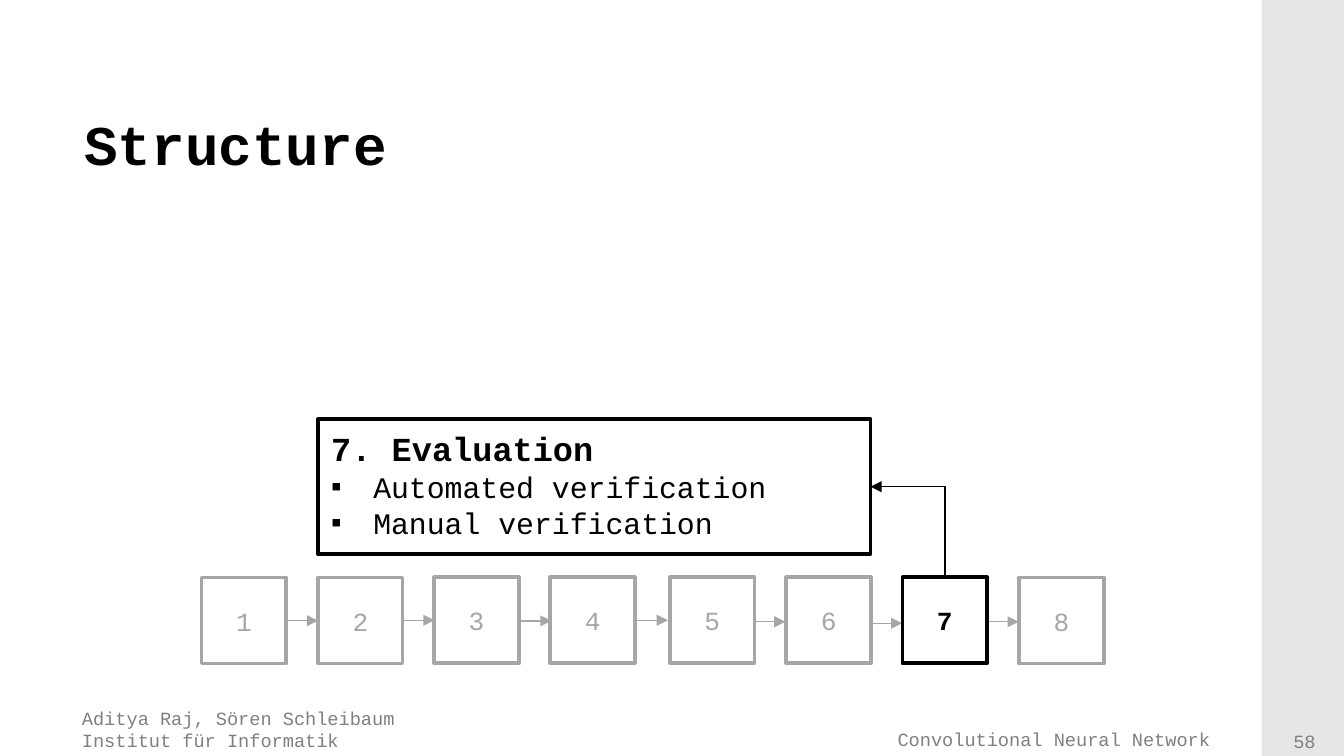
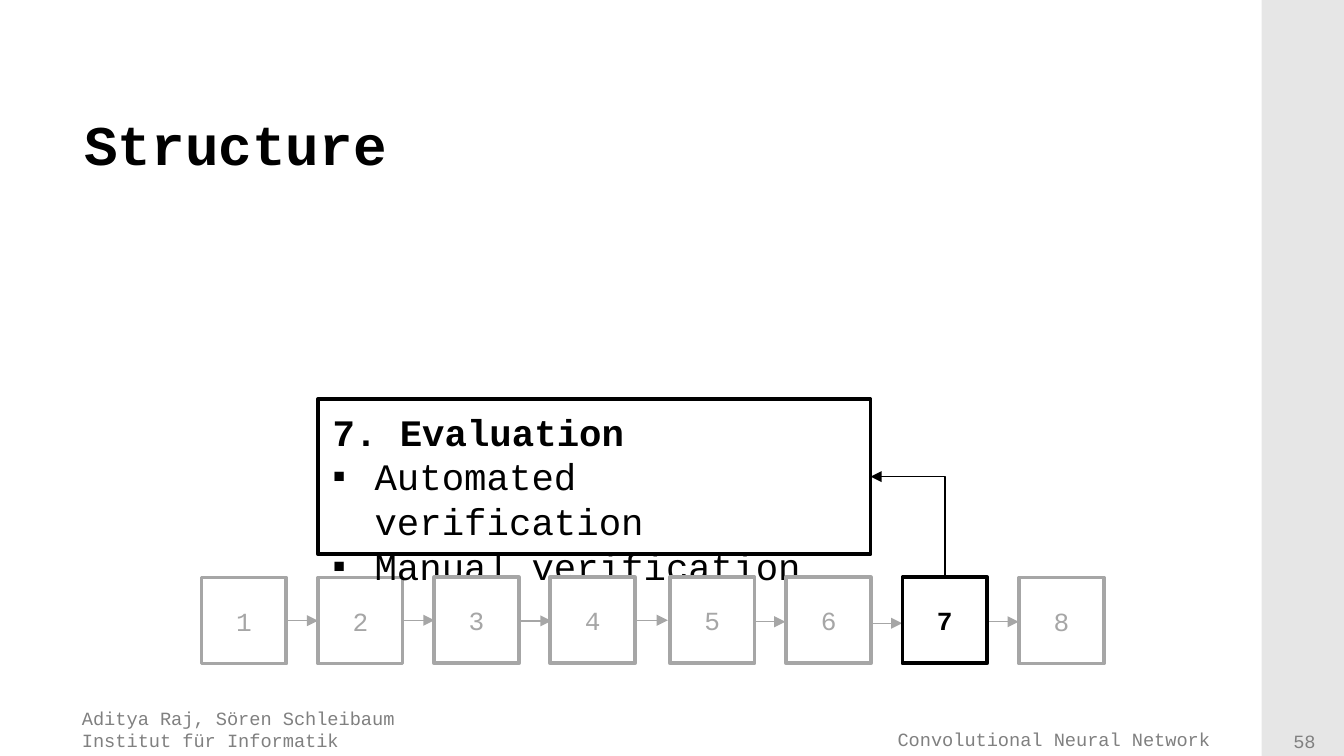
Before and after one commit to adityaraj52/ConvNet, a slide deck: slide 58 of Presentation/Final presentation/Presentation.pptx. Drawn at 1344x756 pixels with LibreOffice and Linux fonts; fonts in the diff are those of the drawing; background and template pictures are left out. Boxes give left, top, right and bottom in pixels: in the first picture for what was removed or moved away, otherwise in the second. Text is boxed around its words. In the diff, an @@ line names an element or a change of style, - is before the commit and + after.

```diff
--- a/Presentation/Final presentation/Presentation.pptx
+++ b/Presentation/Final presentation/Presentation.pptx
@@ rectangle: place and size @@
-rectangle at (319,419,871,554)
+rectangle at (319,399,871,554)
@@ text "7. Evaluation": place and size @@
-text "7. Evaluation" at (331,437,766,535)
+text "7. Evaluation" at (333,419,801,590)
@@ text "7. Evaluation" at (333,419,801,590): size 18 to 20 pt in "7. Evaluation"; size 16 to 20 pt in "Automated verification", "Manual verification" @@
@@ elbow arrow moved from (945, 578) - (871, 487) to (945, 578) - (871, 477) @@
```
Also in this commit, not shown: 42 other slides changed, 5 slides added, 1 other file.
